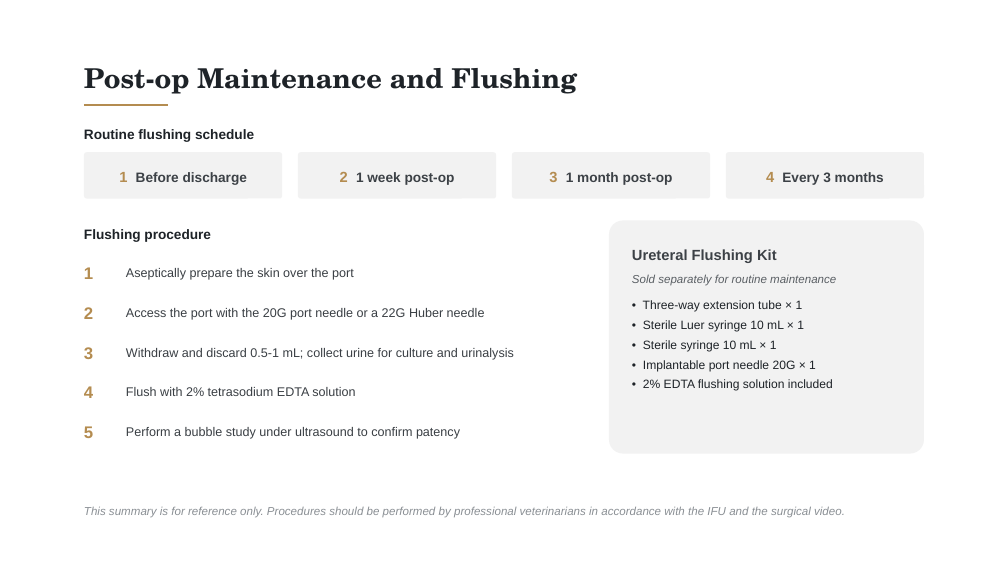
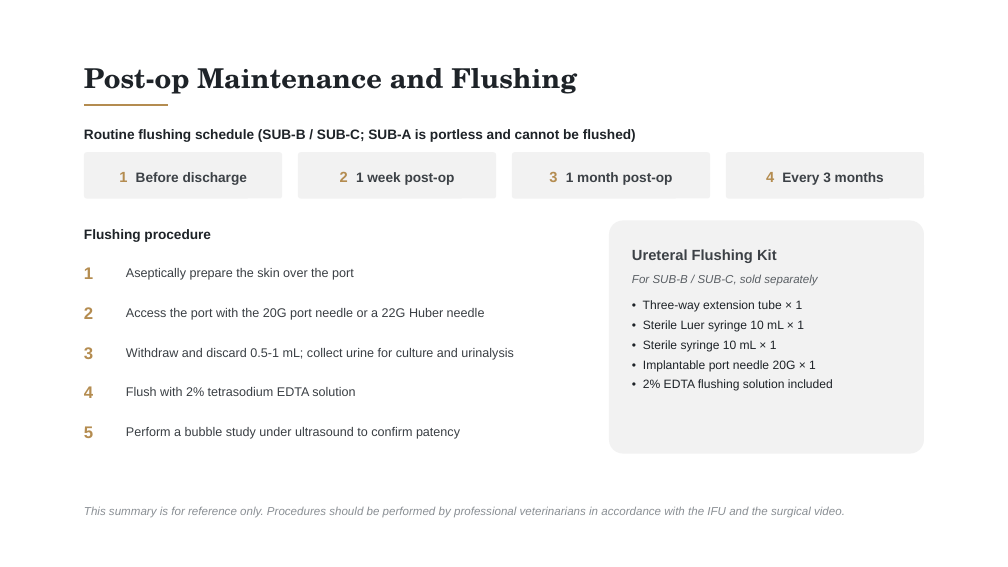
Before and after one commit to pikrosart-jpg/Material, a slide deck: slide 9 of Feline_SUB_System_Introduction_v72.pptx. Drawn at 1008x567 pixels with LibreOffice and Linux fonts; fonts in the diff are those of the drawing. Boxes give left, top, right and bottom in pixels: in the first picture for what was removed or moved away, otherwise in the second. Text is boxed around its words. In the diff, an @@ line names an element or a change of style, - is before the commit and + after.

```diff
--- a/Feline_SUB_System_Introduction_v72.pptx
+++ b/Feline_SUB_System_Introduction_v72.pptx
@@ text at <box>84,129,636,142</box>: text changed @@
-Routine flushing schedule
+Routine flushing schedule (SUB-B / SUB-C; SUB-A is portless and cannot be flushed)
@@ text in rounded rectangle at <box>632,274,817,286</box>: text changed @@
-Sold separately for routine maintenance
+For SUB-B / SUB-C, sold separately
```
Also in this commit, not shown: 3 other slides changed.
